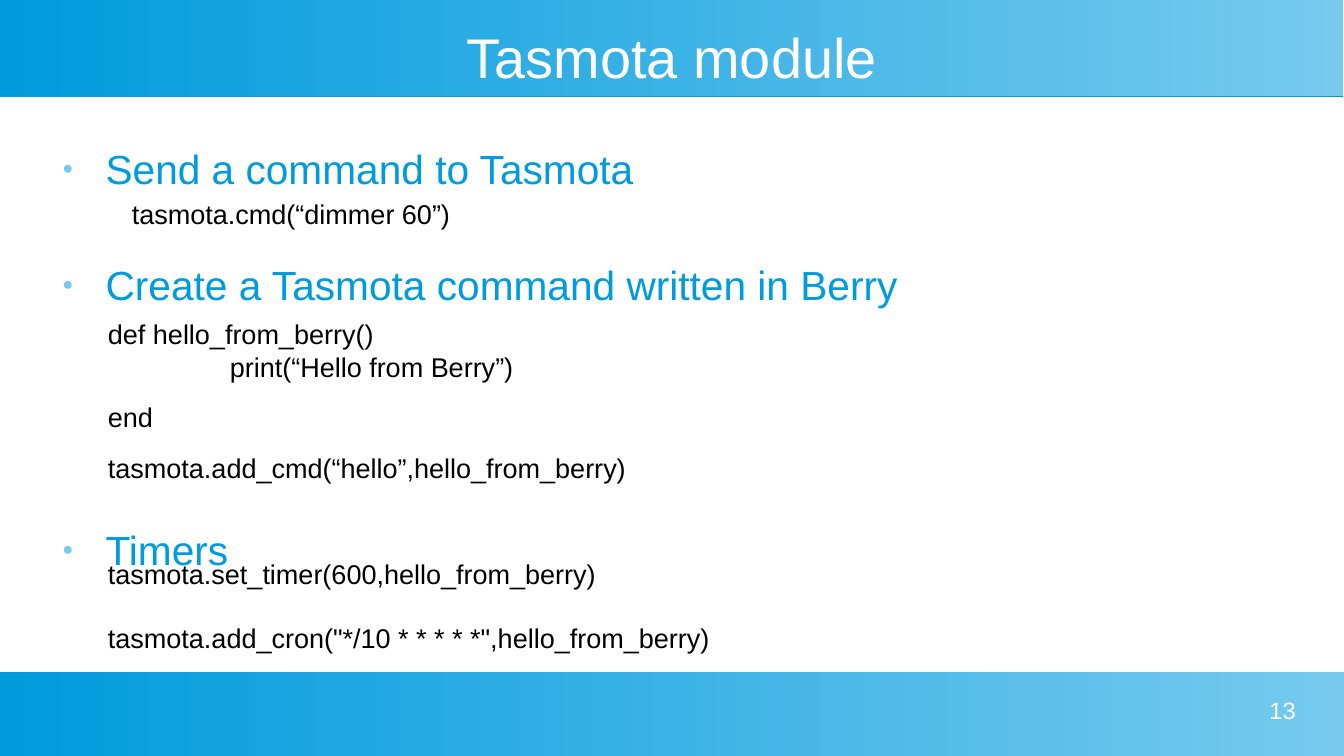
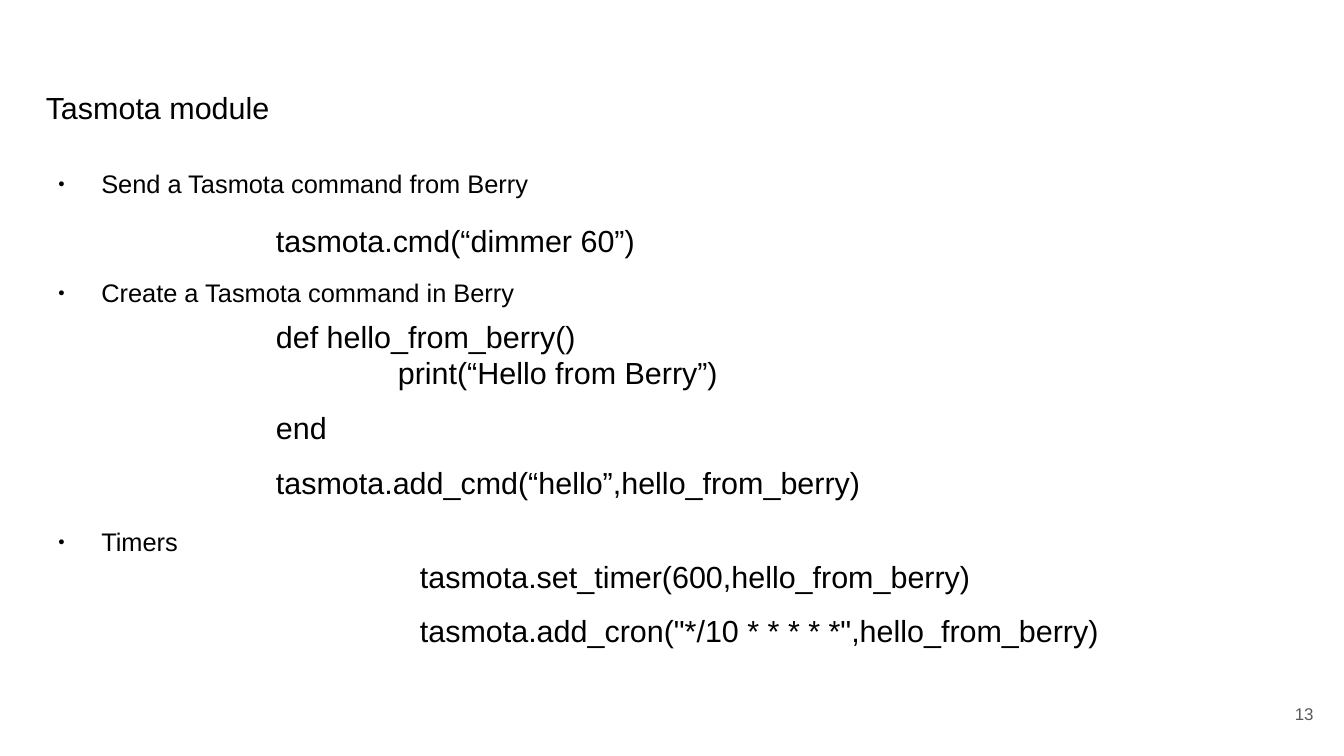
Before and after one commit to darrylb123/EO2024, a slide deck: slide 13 of EO2024-Tasmota+Berry.odp. Drawn at 1344x756 pixels with LibreOffice and Linux fonts; fonts in the diff are those of the drawing; background and template pictures are left out. Boxes give left, top, right and bottom in pixels: in the first picture for what was removed or moved away, otherwise in the second. Text is boxed around its words. In the diff, an @@ line names an element or a change of style, - is before the commit and + after.

```diff
--- a/EO2024-Tasmota+Berry.odp
+++ b/EO2024-Tasmota+Berry.odp
@@ rectangle removed at <box>0,0,1344,96</box> @@
@@ title "Tasmota module": place and size @@
-title "Tasmota module" at <box>467,37,877,79</box>
+title "Tasmota module" at <box>46,97,269,120</box>
@@ title "Tasmota module" at <box>46,97,269,120</box>: size 33 to 18 pt, text colour #FFFFFF to #000000; alignment centre to left @@
@@ text "Send a Tasmota command from ...": place and size @@
-text "Send a Tasmota command from ..." at <box>106,154,897,572</box>
+text "Send a Tasmota command from ..." at <box>101,174,528,552</box>
@@ text at <box>101,174,528,308</box>: text changed; size 24 to 15 pt; text colour #009BDD to #000000 @@
-● Send a command to Tasmota
-● Create a Tasmota command written in Berry
+● Send a Tasmota command from Berry
+● Create a Tasmota command in Berry
@@ size 16 to 18 pt in 3 elements at <box>420,566,1099,648</box>, <box>276,326,860,499</box>, <box>276,230,635,258</box> @@
@@ text "tasmota.cmd(“dimmer 60”)": place and size @@
-text "tasmota.cmd(“dimmer 60”)" at <box>132,204,450,229</box>
+text "tasmota.cmd(“dimmer 60”)" at <box>276,230,635,258</box>
@@ text "def hello_from_berry() print(“Hello from Berry”)": place and size @@
-text "def hello_from_berry() print(“Hello from Berry”)" at <box>108,324,626,483</box>
+text "def hello_from_berry() print(“Hello from Berry”)" at <box>276,326,860,499</box>
@@ text at <box>101,532,178,552</box>: size 24 to 15 pt, text colour #009BDD to #000000 in "Timers"; bullet colour #77CAEE to #000000 @@
@@ text "tasmota.set_timer(600,hello_from_berry)": place and size @@
-text "tasmota.set_timer(600,hello_from_berry)" at <box>108,563,709,653</box>
+text "tasmota.set_timer(600,hello_from_berry)" at <box>420,566,1099,648</box>
@@ rectangle removed at <box>0,672,1344,756</box> @@
@@ page number: place and size @@
-page number at <box>1269,702,1295,719</box>
+page number at <box>1295,708,1314,720</box>
@@ page number at <box>1295,708,1314,720</box>: size 14 to 10 pt, text colour #FFFFFF to #595959; vertical alignment top to middle @@
```
Also in this commit, not shown: 19 other slides changed.
